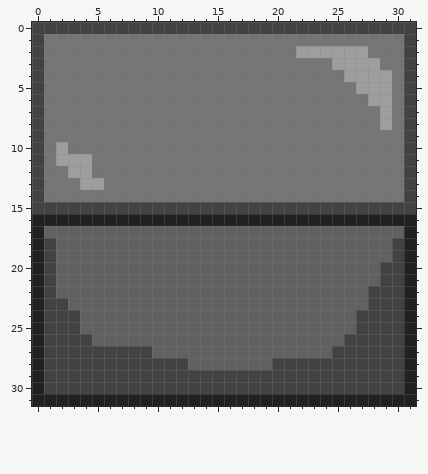
A pixel-art file gets an edit: dev/asprite/stone.aseprite. That is the earlier state.
32x32 pixels, 1 frame.
The same view after the edit:
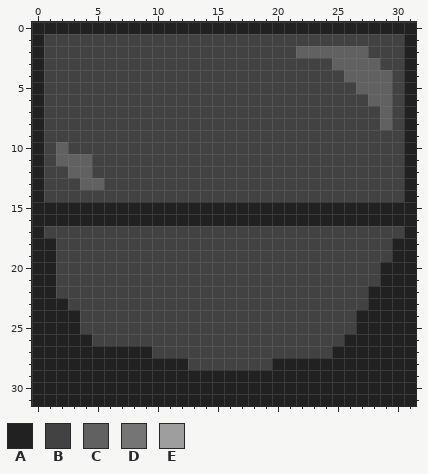
Palette (. is transparent): A #212121  B #424242  C #616161  D #757575  E #9e9e9e
From old to new:
@@ x 0..31 @@
- 0 BBBBBBBBBBBBBBBBBBBBBBBBBBBBBBBB
- 1 BDDDDDDDDDDDDDDDDDDDDDDDDDDDDDDB
- 2 BDDDDDDDDDDDDDDDDDDDDDEEEEEEDDDB
- 3 BDDDDDDDDDDDDDDDDDDDDDDDDEEEEDDB
- 4 BDDDDDDDDDDDDDDDDDDDDDDDDDEEEEDB
- 5 BDDDDDDDDDDDDDDDDDDDDDDDDDDEEEDB
- 6 BDDDDDDDDDDDDDDDDDDDDDDDDDDDEEDB
- 7 BDDDDDDDDDDDDDDDDDDDDDDDDDDDDEDB
- 8 BDDDDDDDDDDDDDDDDDDDDDDDDDDDDEDB
- 9 BDDDDDDDDDDDDDDDDDDDDDDDDDDDDDDB
-10 BDEDDDDDDDDDDDDDDDDDDDDDDDDDDDDB
-11 BDEEEDDDDDDDDDDDDDDDDDDDDDDDDDDB
-12 BDDEEDDDDDDDDDDDDDDDDDDDDDDDDDDB
-13 BDDDEEDDDDDDDDDDDDDDDDDDDDDDDDDB
-14 BDDDDDDDDDDDDDDDDDDDDDDDDDDDDDDB
-15 BBBBBBBBBBBBBBBBBBBBBBBBBBBBBBBB
+ 0 AAAAAAAAAAAAAAAAAAAAAAAAAAAAAAAA
+ 1 ABBBBBBBBBBBBBBBBBBBBBBBBBBBBBBA
+ 2 ABBBBBBBBBBBBBBBBBBBBBCCCCCCBBBA
+ 3 ABBBBBBBBBBBBBBBBBBBBBBBBCCCCBBA
+ 4 ABBBBBBBBBBBBBBBBBBBBBBBBBCCCCBA
+ 5 ABBBBBBBBBBBBBBBBBBBBBBBBBBCCCBA
+ 6 ABBBBBBBBBBBBBBBBBBBBBBBBBBBCCBA
+ 7 ABBBBBBBBBBBBBBBBBBBBBBBBBBBBCBA
+ 8 ABBBBBBBBBBBBBBBBBBBBBBBBBBBBCBA
+ 9 ABBBBBBBBBBBBBBBBBBBBBBBBBBBBBBA
+10 ABCBBBBBBBBBBBBBBBBBBBBBBBBBBBBA
+11 ABCCCBBBBBBBBBBBBBBBBBBBBBBBBBBA
+12 ABBCCBBBBBBBBBBBBBBBBBBBBBBBBBBA
+13 ABBBCCBBBBBBBBBBBBBBBBBBBBBBBBBA
+14 ABBBBBBBBBBBBBBBBBBBBBBBBBBBBBBA
+15 AAAAAAAAAAAAAAAAAAAAAAAAAAAAAAAA
 16 AAAAAAAAAAAAAAAAAAAAAAAAAAAAAAAA
-17 ACCCCCCCCCCCCCCCCCCCCCCCCCCCCCCA
-18 ABCCCCCCCCCCCCCCCCCCCCCCCCCCCCBA
-19 ABCCCCCCCCCCCCCCCCCCCCCCCCCCCCBA
-20 ABCCCCCCCCCCCCCCCCCCCCCCCCCCCBBA
-21 ABCCCCCCCCCCCCCCCCCCCCCCCCCCCBBA
-22 ABCCCCCCCCCCCCCCCCCCCCCCCCCCBBBA
-23 ABBCCCCCCCCCCCCCCCCCCCCCCCCCBBBA
-24 ABBBCCCCCCCCCCCCCCCCCCCCCCCBBBBA
-25 ABBBCCCCCCCCCCCCCCCCCCCCCCCBBBBA
-26 ABBBBCCCCCCCCCCCCCCCCCCCCCBBBBBA
-27 ABBBBBBBBBCCCCCCCCCCCCCCCBBBBBBA
-28 ABBBBBBBBBBBBCCCCCCCBBBBBBBBBBBA
-29 ABBBBBBBBBBBBBBBBBBBBBBBBBBBBBBA
-30 ABBBBBBBBBBBBBBBBBBBBBBBBBBBBBBA
+17 ABBBBBBBBBBBBBBBBBBBBBBBBBBBBBBA
+18 AABBBBBBBBBBBBBBBBBBBBBBBBBBBBAA
+19 AABBBBBBBBBBBBBBBBBBBBBBBBBBBBAA
+20 AABBBBBBBBBBBBBBBBBBBBBBBBBBBAAA
+21 AABBBBBBBBBBBBBBBBBBBBBBBBBBBAAA
+22 AABBBBBBBBBBBBBBBBBBBBBBBBBBAAAA
+23 AAABBBBBBBBBBBBBBBBBBBBBBBBBAAAA
+24 AAAABBBBBBBBBBBBBBBBBBBBBBBAAAAA
+25 AAAABBBBBBBBBBBBBBBBBBBBBBBAAAAA
+26 AAAAABBBBBBBBBBBBBBBBBBBBBAAAAAA
+27 AAAAAAAAAABBBBBBBBBBBBBBBAAAAAAA
+28 AAAAAAAAAAAAABBBBBBBAAAAAAAAAAAA
+29 AAAAAAAAAAAAAAAAAAAAAAAAAAAAAAAA
+30 AAAAAAAAAAAAAAAAAAAAAAAAAAAAAAAA
 31 AAAAAAAAAAAAAAAAAAAAAAAAAAAAAAAA
